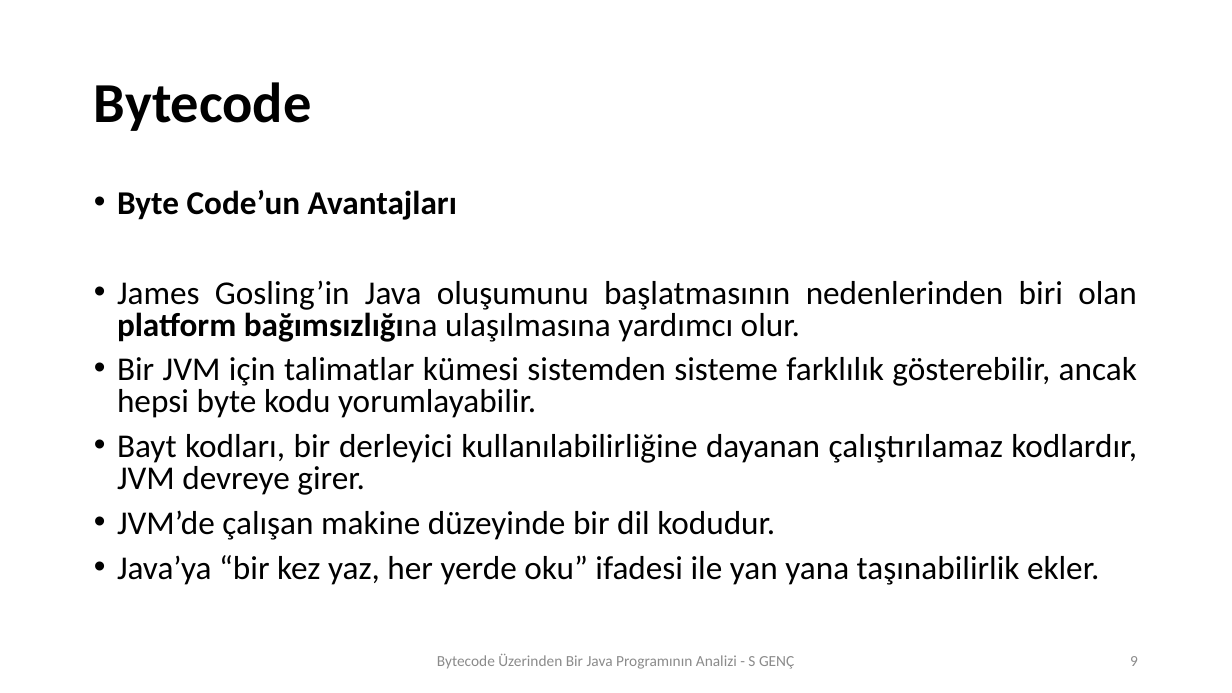
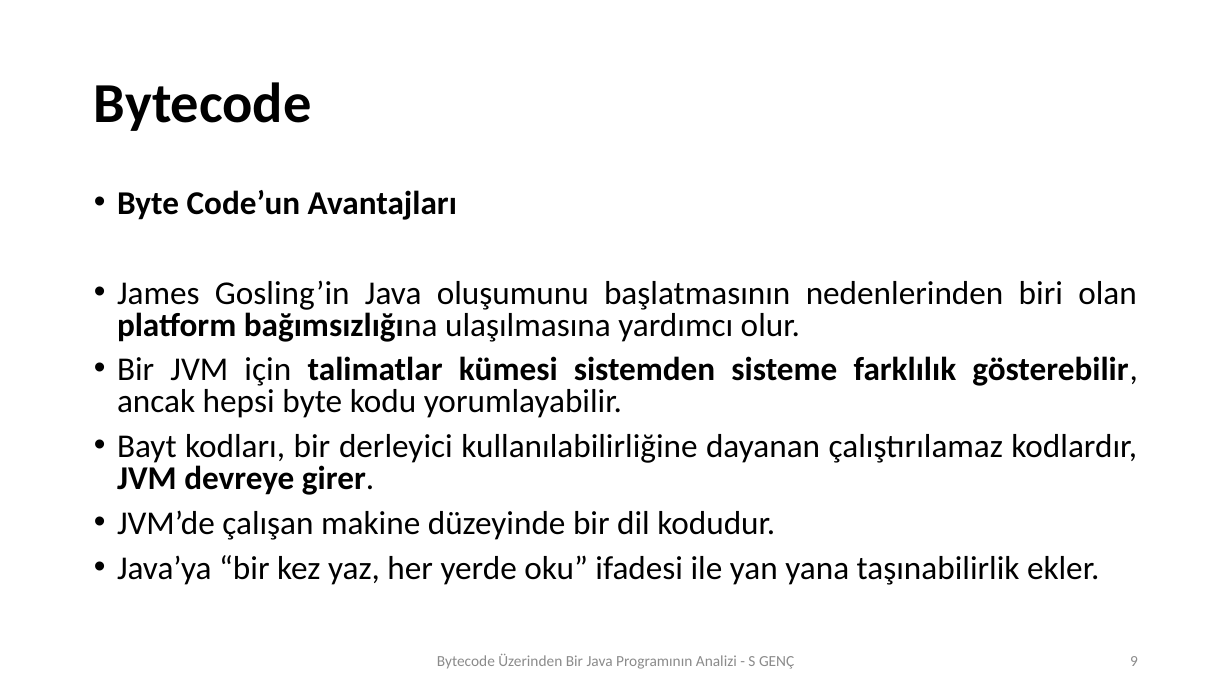
Before and after one commit to SevdanurGENC/ConvertToByteCode, a slide deck: slide 9 of SeminerSunumuII.pptx. Drawn at 1232x693 pixels with LibreOffice and Linux fonts; fonts in the diff are those of the drawing. Boxes give left, top, right and bottom in pixels: in the first picture for what was removed or moved away, otherwise in the second. Text is boxed around its words. In the diff, an @@ line names an element or a change of style, - is before the commit and + after.

```diff
--- a/SeminerSunumuII.pptx
+++ b/SeminerSunumuII.pptx
@@ text at [117,356,1138,495]: bold on in "talimatlar kümesi sistemden sisteme farklılık gösterebilir,", "JVM devreye girer." @@
```
Also in this commit, not shown: 10 other slides changed, 1 slide added.
